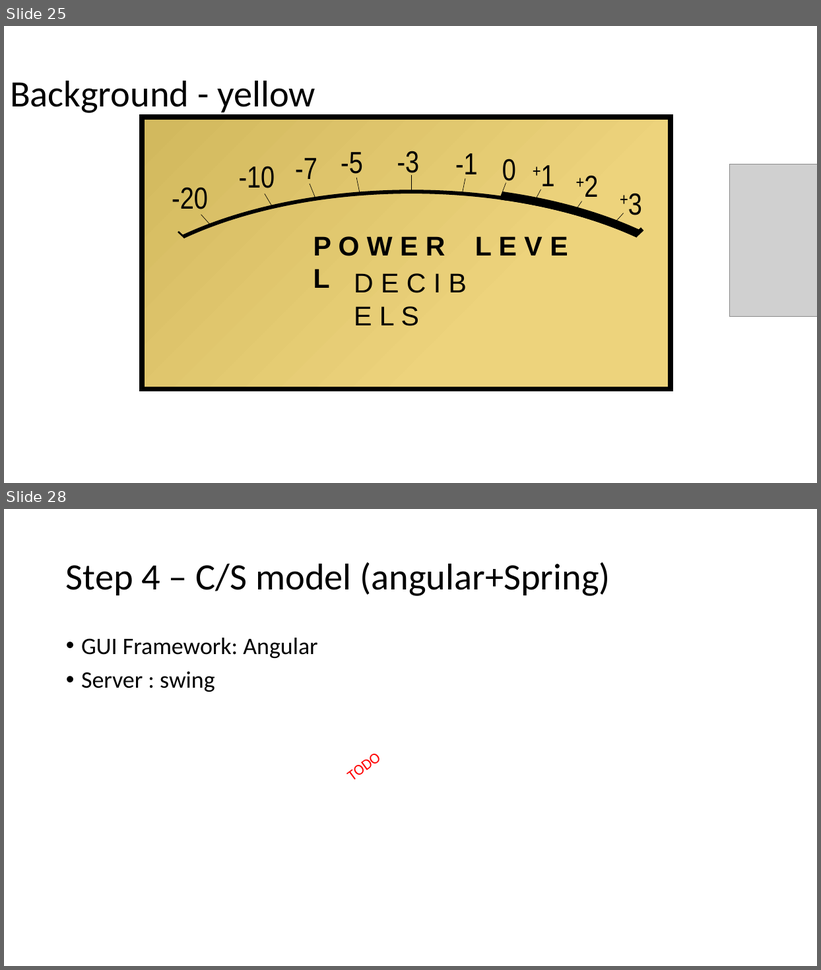
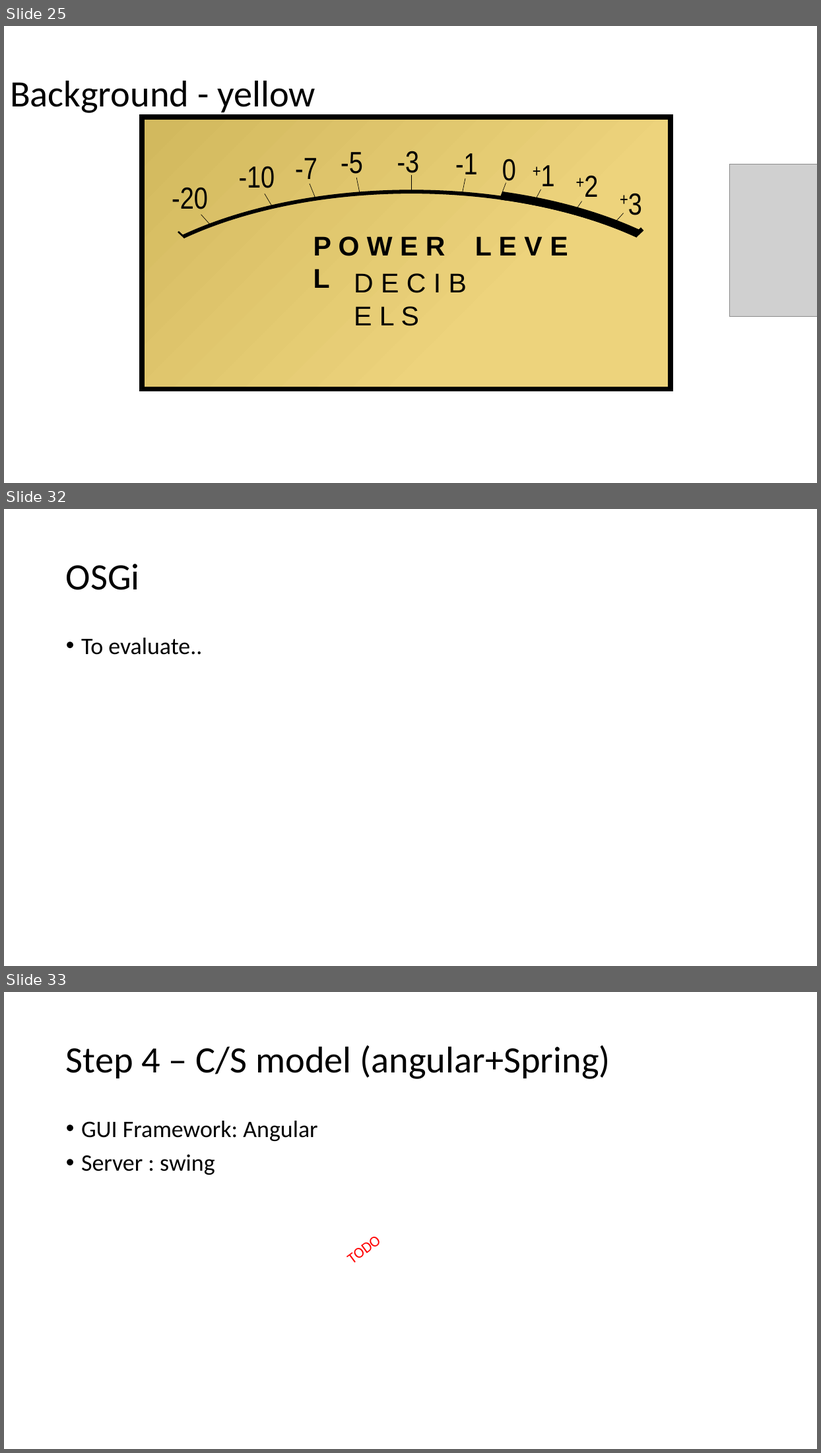
Before and after one commit to devidin/yavumeter, a slide deck: doc/Steps overview.pptx. Shown one above the other, each under a label of ours: slides 25 and 28 before the commit, slides 25, 32 and 33 after it; the slides between them are not shown. The pictures are 821x970 and 821x1453 pixels, drawn with LibreOffice and Linux fonts; fonts in the diff are those of the drawing; grey boxes stand for pictures. Boxes give left, top, right and bottom in pixels: in the first picture for what was removed or moved away, otherwise in the second. Text is boxed around its words. In the diff, an @@ line names an element or a change of style, - is before the commit and + after.

```diff
--- a/doc/Steps overview.pptx
+++ b/doc/Steps overview.pptx
@@ slide 32 added at (x1=4, y1=509, x2=817, y2=966), background #FFFFFF @@
@@ title added at (x1=66, y1=564, x2=140, y2=590), 44 pt, text #000000 @@
+OSGi
@@ text added at (x1=81, y1=638, x2=202, y2=655), 28 pt, text #000000 @@
+• To evaluate..
@@ what was slide 28 is now slide 33 @@
```
Also in this commit, not shown: 5 slides changed, 4 other slides added, 7 other files.
